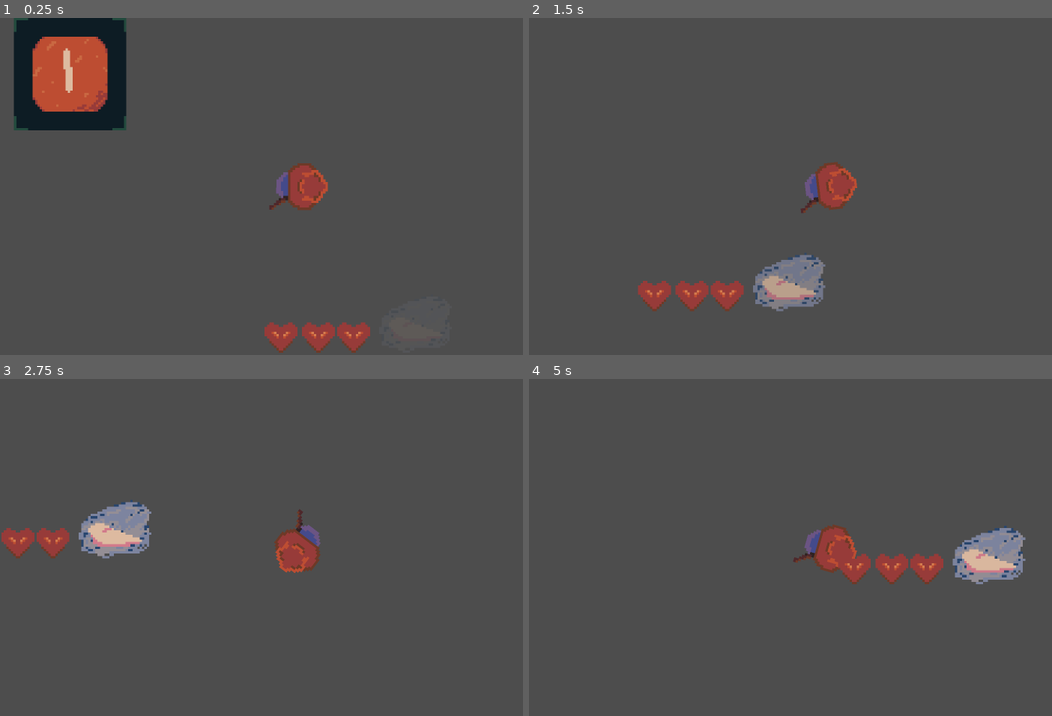
Above: before the commit, frames 1-4 (two rows, left to right).
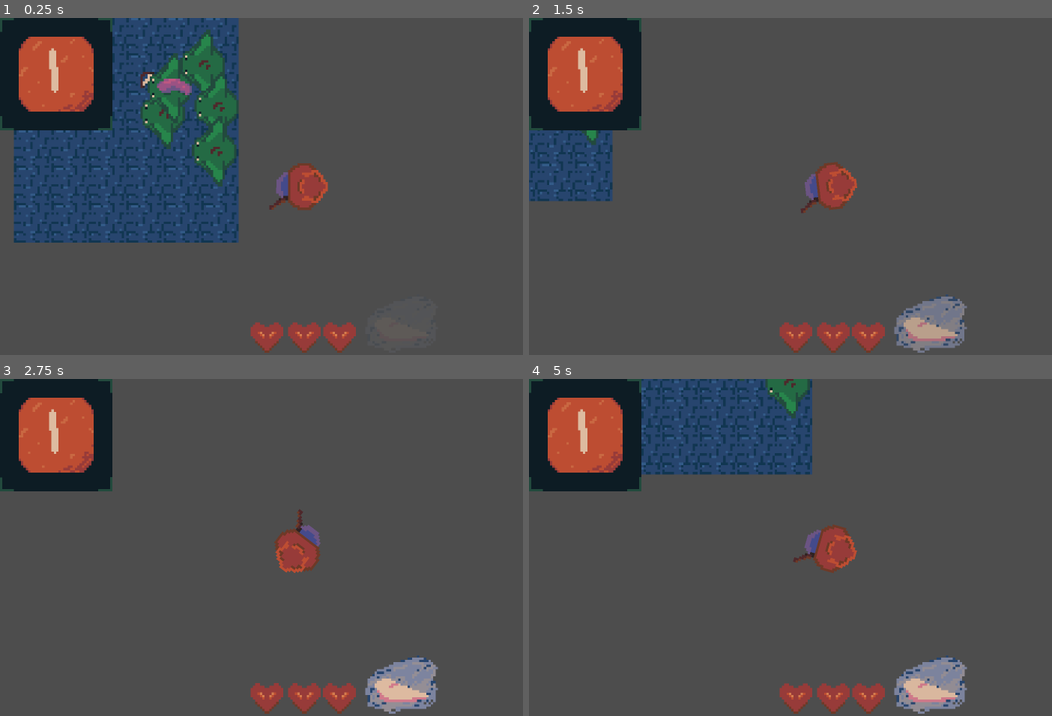
Above: after the commit, the same moments.

Repository: KatLuvsYa3/SELUGameJam26_Godot_Bros
Game: Godot game, scene res://main_scenes/Battle_Levels/Easy_Rolls/Easy_Level_Test.tscn
The game is run twice, just before and just after one commit, with the same random seed, the same clock (stepped at 60 frames per second) and the same inputs. Before the commit the project starts from res://test_scenes/testing_player_controll.tscn.
Inputs (mouse positions are in pixels of both pictures, inside the frame that each line leads up to):
- Up to frame 1 (0.25 s): no input
- Up to frame 2 (1.5 s): move the mouse to (963, 169) at 0.52 s; hold D 0.53-1.28 s; hold K 0.53-1.28 s; tap Space at 0.77 s; move the mouse to (706, 203) at 1.27 s; hold S from 1.28 s (still down); tap K at 1.35 s
- Up to frame 3 (2.75 s): tap Space at 1.52 s; move the mouse to (360, 473) at 2.02 s; release S at 2.03 s; hold D from 2.03 s (still down); hold K from 2.03 s (still down)
- Up to frame 4 (5 s): move the mouse to (800, 614) at 2.77 s; release D at 2.78 s; release K at 2.78 s; hold W 2.78-3.53 s; tap K at 2.85, 4.35 s; tap Space at 3.02, 3.77, 4.52 s; move the mouse to (1010, 598) at 3.52 s; hold K 3.53-4.28 s; hold A from 3.53 s (still down); move the mouse to (649, 496) at 4.27 s

The runs differ from the first frame. In frame 1, 26% of the frame differs, in the area x 0-71%, y 0-100%; in frame 2, 16%; in frame 3, 13%; in frame 4, 22%.

Commit message:
made combat ui follow player, some other fixes

Diff:
--- a/project.godot
+++ b/project.godot
@@ -11,7 +11,7 @@
 [application]
 
 config/name="SELUGameJam26"
-run/main_scene="uid://h3novfq13xxa"
+run/main_scene="uid://fogcdyh066c4"
 config/features=PackedStringArray("4.7", "Forward Plus")
 config/icon="res://icon.svg"
 
--- a/scripts/combat_ui.gd
+++ b/scripts/combat_ui.gd
@@ -4,7 +4,6 @@
 # Called when the node enters the scene tree for the first time.
 func _ready() -> void:
 	pass # Replace with function body.
-
 
 func roll() -> int:
 	return $D6.roll()
--- a/scripts/player.gd
+++ b/scripts/player.gd
@@ -46,6 +46,6 @@
 		$Player/MistyStepP.emitting = true
 
 	BaseScript.combat_ui.update_misty(min(dash_timer/dash_cooldown, 1.0))
-
+	BaseScript.combat_ui.position = player.position
 	# display hp
 	BaseScript.combat_ui.update_hp(hp)
